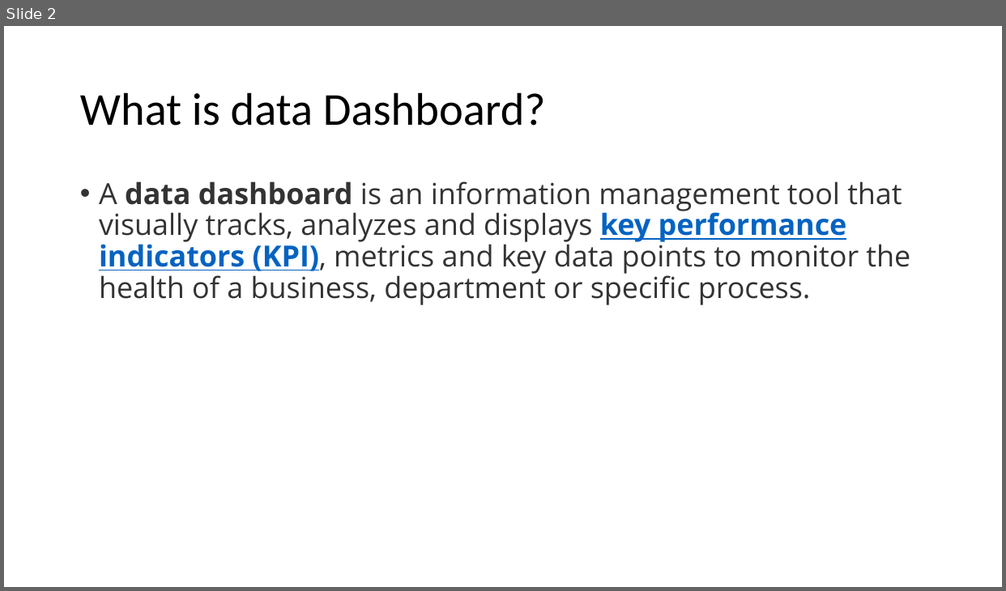
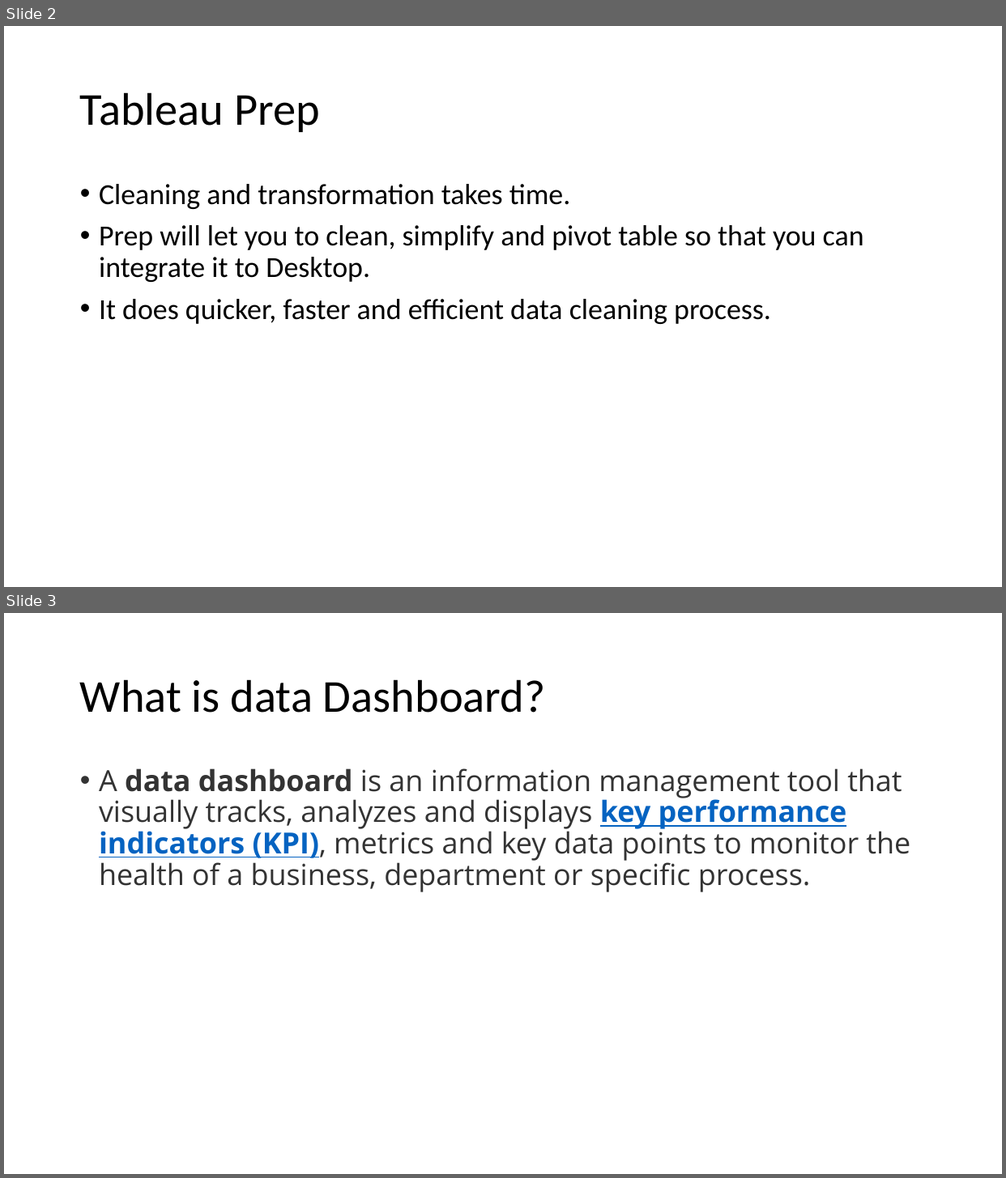
Before and after one commit to akchaudhary57/Job-Ready-Data-Analyst-Course-in-90-Days, a slide deck: ppt/Tableau for dashboards.pptx. Shown one above the other, each under a label of ours: slide 2 before the commit, slides 2 and 3 after it. The pictures are 1006x591 and 1006x1178 pixels, drawn with LibreOffice and Linux fonts; fonts in the diff are those of the drawing. Boxes give left, top, right and bottom in pixels: in the first picture for what was removed or moved away, otherwise in the second. Text is boxed around its words. In the diff, an @@ line names an element or a change of style, - is before the commit and + after.

```diff
--- a/ppt/Tableau for dashboards.pptx
+++ b/ppt/Tableau for dashboards.pptx
@@ slide 2 added at bbox=[4, 26, 1002, 587], background #FFFFFF @@
@@ title added at bbox=[80, 92, 320, 132], 44 pt, text #000000 @@
+Tableau Prep
@@ text added at bbox=[99, 184, 864, 324], 28 pt, text #000000 @@
+• Cleaning and transformation takes time.
+• Prep will let you to clean, simplify and pivot table so that you can integrate it to Desktop.
+• It does quicker, faster and efficient data cleaning process.
@@ what was slide 2 is now slide 3 @@
```
Also in this commit, not shown: 1 slide changed.
